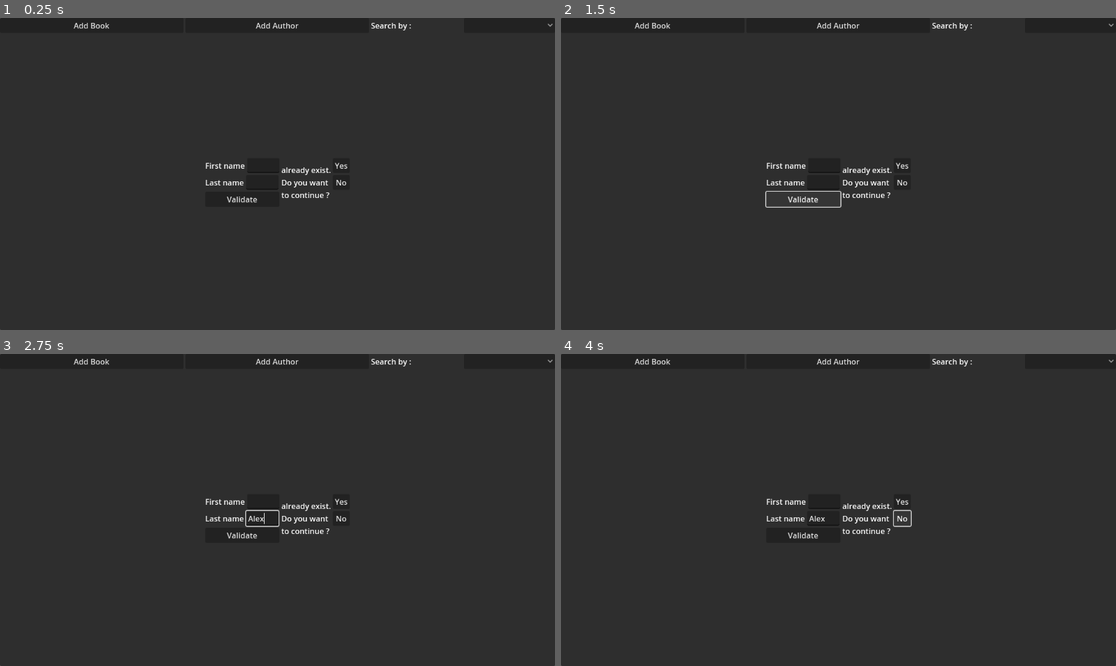
Above: before the commit, frames 1-4 (two rows, left to right).
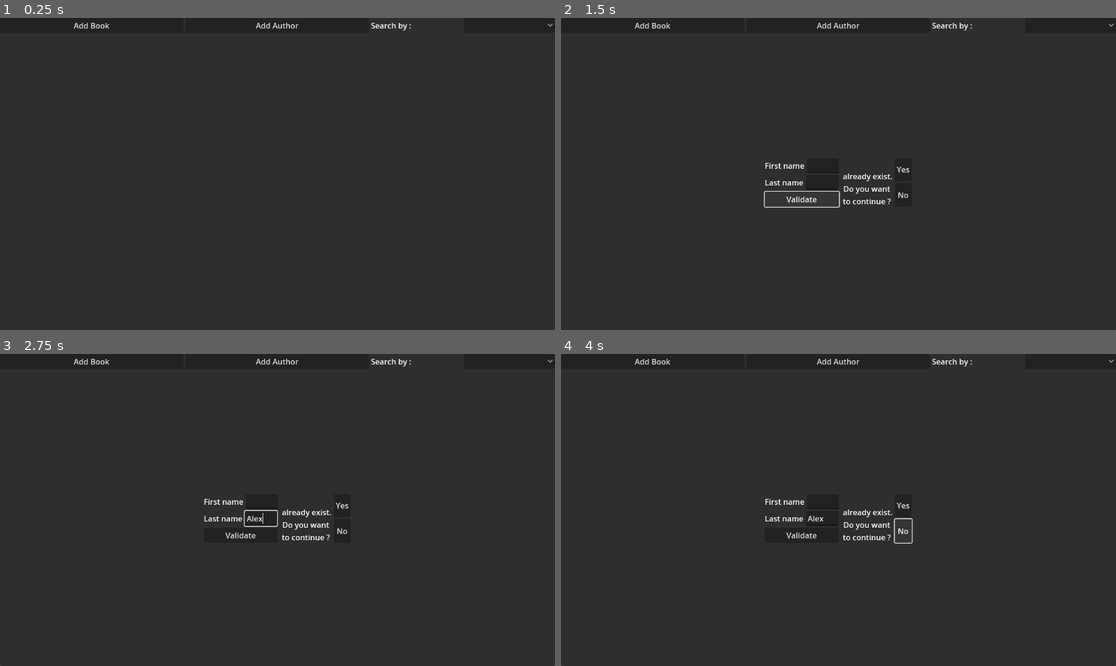
Above: after the commit, the same moments.

Repository: Linghuun/Library
Game: Godot game, scene res://main.tscn
The game is run twice, just before and just after one commit, with the same random seed, the same clock (stepped at 60 frames per second) and the same inputs.
Inputs (mouse positions are in pixels of both pictures, inside the frame that each line leads up to):
- Up to frame 1 (0.25 s): no input
- Up to frame 2 (1.5 s): click "Add Author" at 0.5 s; click "Validate" at 1.25 s
- Up to frame 3 (2.75 s): click (260, 519) at 2.02 s; type "Alex" at 2.1 s
- Up to frame 4 (4 s): click "Yes" at 2.75 s; click "No" at 3.5 s

The runs differ from the first frame. In frame 1, 0.5% of the frame differs, in the area x 37-63%, y 46-60%; in frame 2, 0.9%; in frame 3, 0.9%; in frame 4, 0.9%, in the area x 36-64%, y 46-61%.

Commit message:
verification ajouté quand 2 auteurs ont même nom

Diff:
--- a/main.gd
+++ b/main.gd
@@ -2,7 +2,9 @@
 
 const Author = preload("res://Author.gd")
 const Book = preload("res://Book.gd")
-
+const verification_lab_text = """ already exist.
+Do you want
+to continue ?"""
 
 @onready var top_menu =  $Panel/VBoxContainer/TopMenu
 @onready var search_by = $Panel/VBoxContainer/TopMenu/SearchMenu/SearchBy
@@ -11,7 +13,13 @@
 @onready var listing =     $Panel/VBoxContainer/SearchMenu/ScrollContainer/Listing
 @onready var search_bar =  $Panel/VBoxContainer/SearchMenu/SearchBar
 
-@onready var add_author_menu = $Panel/VBoxContainer/AddAuthorMenu
+@onready var add_author_menu =  $Panel/VBoxContainer/AddAuthorMenu
+@onready var verification_lab = $Panel/VBoxContainer/AddAuthorMenu/VerificationBox/VerificationLab
+@onready var entry_first_name = $Panel/VBoxContainer/AddAuthorMenu/VBoxContainer/HBoxFirstName/EntryFirstName
+@onready var entry_last_name =  $Panel/VBoxContainer/AddAuthorMenu/VBoxContainer/HBoxLastName/EntryLastName
+@onready var yes_verif_aut =    $Panel/VBoxContainer/AddAuthorMenu/VerificationBox/VBoxContainer/YesVerifAut
+@onready var no_verif_aut =     $Panel/VBoxContainer/AddAuthorMenu/VerificationBox/VBoxContainer/NoVerifAut
+@onready var verification_box = $Panel/VBoxContainer/AddAuthorMenu/VerificationBox
 
 @onready var add_book_menu = $Panel/VBoxContainer/AddBookMenu
 @onready var listing2 =      $Panel/VBoxContainer/AddBookMenu/SearchMenu/ScrollContainer/Listing2
@@ -21,6 +29,8 @@
 @onready var authors = {}
 @onready var aut_updated = false
 @onready var book_updated = false
+@onready var yes_verif_aut_value = false
+@onready var no_verif_aut_value = false
 
 func update_aut():
 	var file = FileAccess.open("res://Author.txt", FileAccess.READ)
@@ -60,21 +70,38 @@
 		2:
 			print("ttt")
 
-func validate_aut(entry1, entry2):
-	if not "/" in entry1.text and not "/" in entry2.text:
-		var aut = Author.new(len(authors), entry1.text, entry2.text)
-		authors[len(authors)] = (aut)
-		aut.save()
+func _on_validate_aut_pressed():
+	if not "/" in entry_first_name.text and not "/" in entry_last_name.text:
+		var content = entry_first_name.text + " " + entry_last_name.text
+		for id in authors:
+			var author_content = authors[id].first_name + " " + authors[id].last_name
+			print(author_content)
+			if content.similarity(author_content) > 0.9:
+				verification_lab.text = author_content + "\n" + verification_lab_text
+				verification_box.visible = true
+				"""while 1:
+					if yes_verif_aut_value:
+						print("heheh")
+						yes_verif_aut_value = false
+					if no_verif_aut_value:
+						print("hohoh")
+						no_verif_aut_value = false"""
+		if verification_box.visible == false:
+			var aut = Author.new(len(authors), entry_first_name.text, entry_last_name.text)
+			authors[len(authors)] = (aut)
+			aut.save()
 
 func delete_children(node):
 	for child in node.get_children():
 		node.remove_child(child)
 
 func _on_add_author_pressed():
+	update_aut()
 	search_by.selected = -1
 	add_author_menu.visible = true
 	search_menu.visible = false
 	add_book_menu.visible = false
+	verification_box.visible = false
 
 func _on_add_book_pressed():
 	search_bar2.clear()
@@ -104,10 +131,19 @@
 		node = listing
 	delete_children(node)
 	if node == listing2 or index == 0:
-		for id in authors:
-			var name_lastname = authors[id].first_name + authors[id].last_name
-			var lastname_name = authors[id].last_name + authors[id].first_name
-			if text.similarity(name_lastname) > 0.3 or text.similarity(lastname_name) > 0.3 or text in lastname_name:
-				authors[id].display(node, temp)
-		if text == "":
-			display_authors(node, temp)
+		search_bar_display_authors(text, node)
+	elif index == 1:
+		pass
+
+func search_bar_display_authors(text, node):
+	for id in authors:
+		var name_lastname = authors[id].first_name + authors[id].last_name
+		var lastname_name = authors[id].last_name + authors[id].first_name
+		if text.similarity(name_lastname) > 0.3 or text.similarity(lastname_name) > 0.3 or text in lastname_name:
+			authors[id].display(node, temp)
+	if text == "":
+		display_authors(node, temp)
+
+
+func _on_yes_verif_aut_pressed(): yes_verif_aut_value = true
+func _on_no_verif_aut_pressed(): no_verif_aut_value = true
--- a/main.tscn
+++ b/main.tscn
@@ -77,6 +77,7 @@
 popup/item_2/id = 2
 
 [node name="AddAuthorMenu" type="HBoxContainer" parent="Panel/VBoxContainer"]
+visible = false
 layout_mode = 2
 size_flags_horizontal = 4
 size_flags_vertical = 6
@@ -91,7 +92,7 @@
 layout_mode = 2
 text = "First name"
 
-[node name="EntryLastName" type="LineEdit" parent="Panel/VBoxContainer/AddAuthorMenu/VBoxContainer/HBoxFirstName"]
+[node name="EntryFirstName" type="LineEdit" parent="Panel/VBoxContainer/AddAuthorMenu/VBoxContainer/HBoxFirstName"]
 layout_mode = 2
 
 [node name="HBoxLastName" type="HBoxContainer" parent="Panel/VBoxContainer/AddAuthorMenu/VBoxContainer"]
@@ -108,24 +109,33 @@
 layout_mode = 2
 text = "Validate"
 
-[node name="HBoxContainer" type="HBoxContainer" parent="Panel/VBoxContainer/AddAuthorMenu"]
-layout_mode = 2
-
-[node name="Label" type="Label" parent="Panel/VBoxContainer/AddAuthorMenu/HBoxContainer"]
-layout_mode = 2
-text = "already exist.
+[node name="VerificationBox" type="HBoxContainer" parent="Panel/VBoxContainer/AddAuthorMenu"]
+visible = false
+layout_mode = 2
+size_flags_horizontal = 3
+
+[node name="VerificationLab" type="Label" parent="Panel/VBoxContainer/AddAuthorMenu/VerificationBox"]
+layout_mode = 2
+size_flags_horizontal = 6
+size_flags_vertical = 1
+text = " already exist.
 Do you want
 to continue ?"
-
-[node name="VBoxContainer" type="VBoxContainer" parent="Panel/VBoxContainer/AddAuthorMenu/HBoxContainer"]
-layout_mode = 2
-
-[node name="Button" type="Button" parent="Panel/VBoxContainer/AddAuthorMenu/HBoxContainer/VBoxContainer"]
-layout_mode = 2
+horizontal_alignment = 1
+vertical_alignment = 1
+
+[node name="VBoxContainer" type="VBoxContainer" parent="Panel/VBoxContainer/AddAuthorMenu/VerificationBox"]
+layout_mode = 2
+size_flags_horizontal = 3
+
+[node name="YesVerifAut" type="Button" parent="Panel/VBoxContainer/AddAuthorMenu/VerificationBox/VBoxContainer"]
+layout_mode = 2
+size_flags_vertical = 3
 text = "Yes"
 
-[node name="Button2" type="Button" parent="Panel/VBoxContainer/AddAuthorMenu/HBoxContainer/VBoxContainer"]
-layout_mode = 2
+[node name="NoVerifAut" type="Button" parent="Panel/VBoxContainer/AddAuthorMenu/VerificationBox/VBoxContainer"]
+layout_mode = 2
+size_flags_vertical = 3
 text = "No"
 
 [node name="SearchMenu" type="VBoxContainer" parent="Panel/VBoxContainer"]
@@ -230,5 +240,8 @@
 [connection signal="pressed" from="Panel/VBoxContainer/TopMenu/AddBook" to="." method="_on_add_book_pressed"]
 [connection signal="pressed" from="Panel/VBoxContainer/TopMenu/AddAuthor" to="." method="_on_add_author_pressed"]
 [connection signal="item_selected" from="Panel/VBoxContainer/TopMenu/SearchMenu/SearchBy" to="." method="_on_search_by_item_selected"]
+[connection signal="pressed" from="Panel/VBoxContainer/AddAuthorMenu/VBoxContainer/ValidateAut" to="." method="_on_validate_aut_pressed"]
+[connection signal="pressed" from="Panel/VBoxContainer/AddAuthorMenu/VerificationBox/VBoxContainer/YesVerifAut" to="." method="_on_yes_verif_aut_pressed"]
+[connection signal="pressed" from="Panel/VBoxContainer/AddAuthorMenu/VerificationBox/VBoxContainer/NoVerifAut" to="." method="_on_no_verif_aut_pressed"]
 [connection signal="text_changed" from="Panel/VBoxContainer/SearchMenu/SearchBar" to="." method="_on_search_bar_text_changed"]
 [connection signal="text_changed" from="Panel/VBoxContainer/AddBookMenu/SearchMenu/SearchBar2" to="." method="_on_search_bar_text_changed"]
Not shown, changed: README.md
